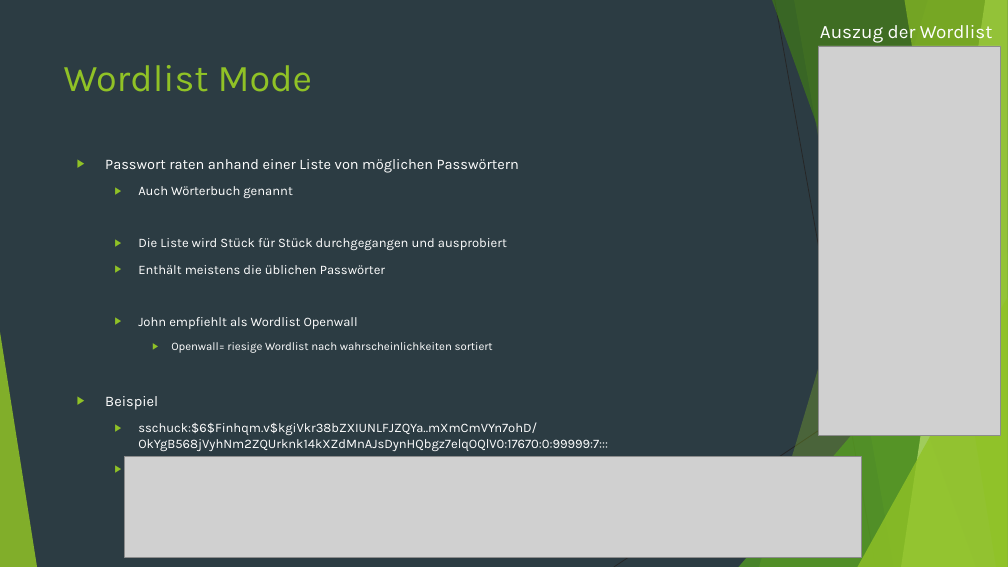
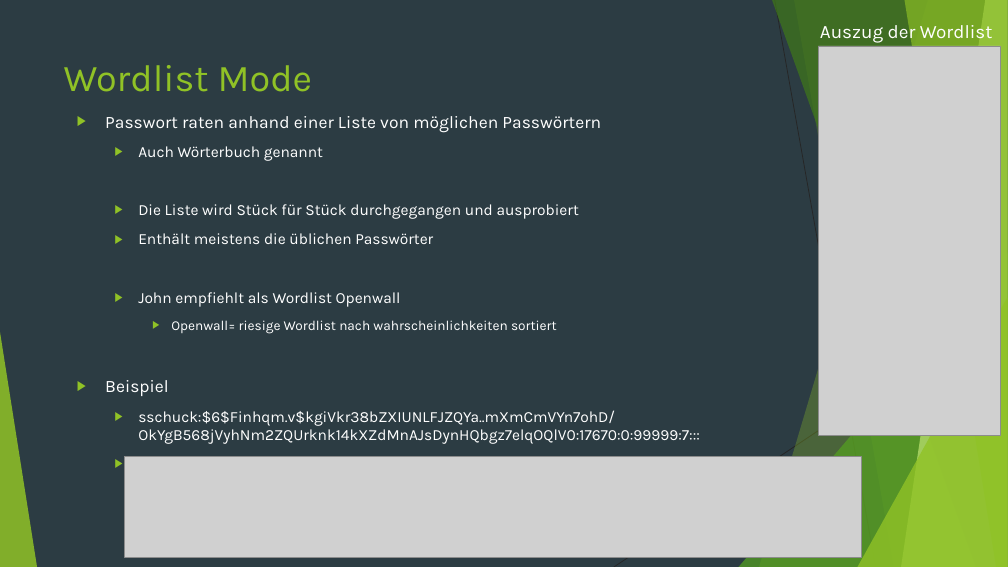
Before and after one commit to StefanSchuck/JohnTheRipperVortrag, a slide deck: slide 12 of Vortrag.pptx (slide 11 before the commit). Drawn at 1008x567 pixels with LibreOffice and Linux fonts; fonts in the diff are those of the drawing; grey boxes stand for pictures. Boxes give left, top, right and bottom in pixels: in the first picture for what was removed or moved away, otherwise in the second. Text is boxed around its words. In the diff, an @@ line names an element or a change of style, - is before the commit and + after.

```diff
--- a/Vortrag.pptx
+++ b/Vortrag.pptx
@@ text "Passwort raten anhand einer Liste ...": place and size @@
-text "Passwort raten anhand einer Liste ..." at bbox=[105, 159, 608, 451]
+text "Passwort raten anhand einer Liste ..." at bbox=[105, 116, 700, 457]
@@ text "Passwort raten anhand einer Liste ..." at bbox=[105, 116, 700, 457]: size 13.9 to 16.6 pt in "Passwort raten anhand einer Liste von möglichen ...", "Beispiel"; size 12.4 to 14.8 pt in "Auch Wörterbuch genannt", "Die Liste wird Stück für Stück durchgegangen ...", "Enthält meistens die üblichen Passwörter", "John empfiehlt als Wordlist Openwall" and 2 more places; size 10.8 to 12.9 pt in "Openwall= riesige Wordlist nach wahrscheinlichkeiten sortier ..." @@
```
Also in this commit, not shown: 8 other slides changed, 3 slides added, 5 slides removed, 1 other file.
